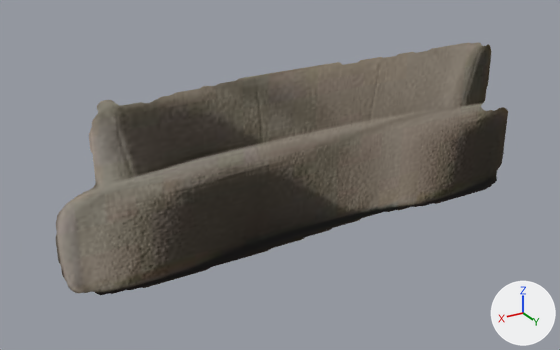
An edit to the glTF model assets/models/sofa_09.glb, drawn before and after from the same camera.
Rendered twice from a camera (50 mm lens) standing at (1.68, 2.49, 1.63) and looking at (0.16, -0.04, 0.36). Arrows for +X, +Y and +Z are at lower right; the lights stay in place. The first picture is the older version.

Names of what the first picture shows: 'SofaCutout'.
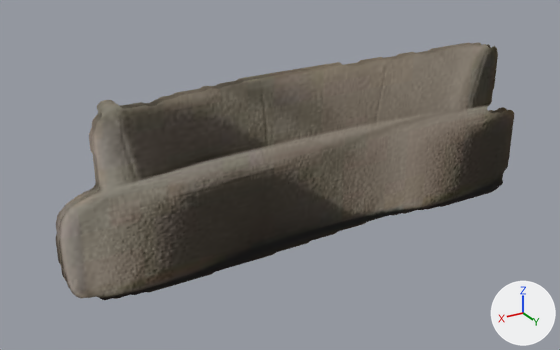
The newer file is also turned or shifted as a whole; pictures and numbers use the older file's frame.

Boxes (x1, y1, x2, y2) around the edits, measured in the pictures (560 x 350 px):
'SofaCutout', reshaped: before (56, 42, 508, 295); after (56, 42, 514, 300)
part 1 of me_mesh_0, added: after (59, 44, 514, 300)

What changed in the scene script:
```text
Change me_mesh_0:
    used by ob_sofacutout; location = (0.0, 0.0, 0.0)
    remove me_mesh_0.from_pydata(...)  # 4 vertices, 2 faces; spans x -1.15..1.15, y 0.0, z 0.0..0.86
    add me_mesh_0.from_pydata(...)  # 8 vertices, 4 faces; spans x -1.15..1.15, y 0.0..0.04, z 0.0..0.86
    me_mesh_0 part 1: the loose piece of 4 vertices spanning x -1.15..1.15, y 0.0, z 0.0..0.86 is copied, and the copy is moved by (0.0, 0.04, 0.0); it spans x -1.15..1.15, y 0.04, z 0.0..0.86
```
